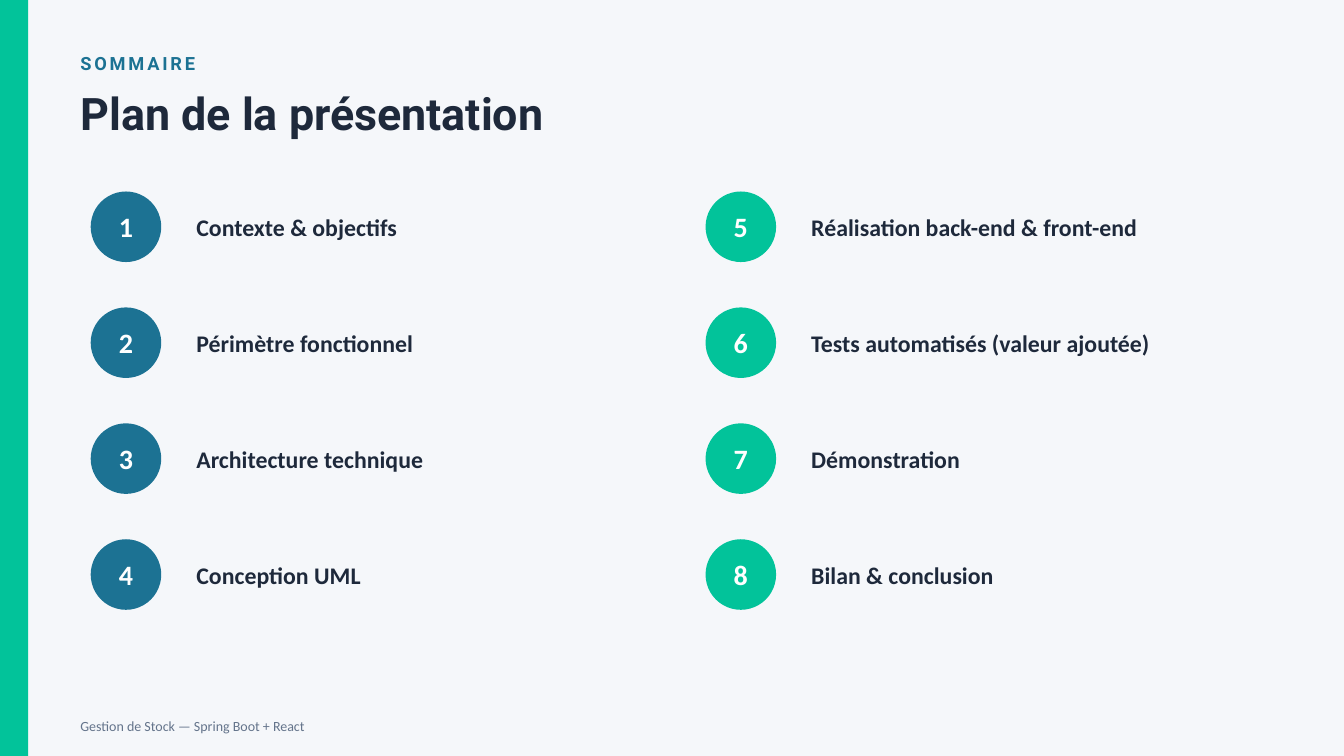
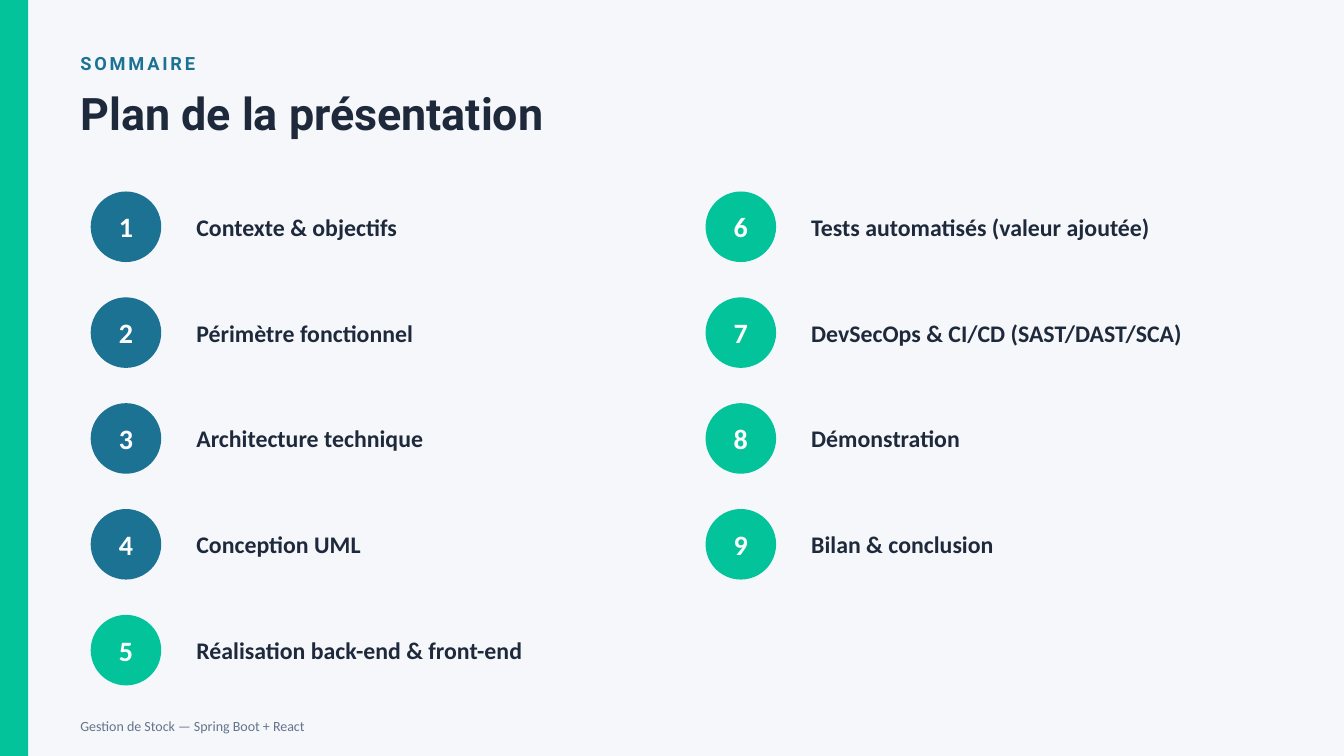
Before and after one commit to fz-mifrah/gestion-stock, a slide deck: slide 2 of docs/Presentation-Gestion-de-Stock.pptx. Drawn at 1344x756 pixels with LibreOffice and Linux fonts; fonts in the diff are those of the drawing. Boxes give left, top, right and bottom in pixels: in the first picture for what was removed or moved away, otherwise in the second. Text is boxed around its words. In the diff, an @@ line names an element or a change of style, - is before the commit and + after.

Commit message:
Prepare GitHub publication: portfolio README, harden .gitignore, update docs
- Rewrite README (features, stack, architecture, setup, tests, results)
- Ignore secrets (.env.*, keys/certs), generated zap.yaml, course handouts
- Stop tracking course handouts folder (kept locally)
- Update report and presentation documents

```diff
--- a/docs/Presentation-Gestion-de-Stock.pptx
+++ b/docs/Presentation-Gestion-de-Stock.pptx
@@ text "6": place and size @@
-text "6" at bbox=[734, 334, 748, 354]
+text "6" at bbox=[734, 218, 748, 238]
@@ text "Tests automatisés (valeur ajoutée)": place and size @@
-text "Tests automatisés (valeur ajoutée)" at bbox=[811, 334, 1150, 356]
+text "Tests automatisés (valeur ajoutée)" at bbox=[811, 218, 1150, 240]
@@ 2 texts, 1 ellipse: place and size @@
-2 texts, 1 ellipse at bbox=[91, 308, 413, 378]
+2 texts, 1 ellipse at bbox=[91, 297, 413, 368]
@@ text "7": place and size @@
-text "7" at bbox=[734, 450, 748, 469]
+text "7" at bbox=[734, 324, 748, 343]
@@ ellipse: place and size @@
-ellipse at bbox=[706, 423, 776, 494]
+ellipse at bbox=[706, 297, 776, 368]
@@ text added at bbox=[811, 324, 1182, 346], 17 pt, text #1E293B, bold @@
+DevSecOps & CI/CD (SAST/DAST/SCA)
@@ text "8": place and size @@
-text "8" at bbox=[734, 565, 748, 586]
+text "8" at bbox=[734, 429, 748, 450]
@@ ellipse: place and size @@
-ellipse at bbox=[706, 539, 776, 610]
+ellipse at bbox=[706, 403, 776, 474]
@@ 3 texts, 1 ellipse: place and size @@
-3 texts, 1 ellipse at bbox=[91, 423, 960, 494]
+3 texts, 1 ellipse at bbox=[91, 403, 960, 474]
@@ ellipse added at bbox=[706, 509, 776, 580], fill #02C39A @@
@@ 3 texts, 1 ellipse: place and size @@
-3 texts, 1 ellipse at bbox=[91, 539, 993, 610]
+3 texts, 1 ellipse at bbox=[91, 509, 993, 580]
@@ text added at bbox=[734, 536, 748, 555], 20 pt, text #FFFFFF, bold @@
+9
@@ text "5": place and size @@
-text "5" at bbox=[734, 218, 748, 237]
+text "5" at bbox=[119, 642, 133, 661]
@@ ellipse: place and size @@
-ellipse at bbox=[706, 308, 776, 378]
+ellipse at bbox=[91, 615, 161, 686]
@@ text "Réalisation back-end & front-end": place and size @@
-text "Réalisation back-end & front-end" at bbox=[811, 219, 1137, 236]
+text "Réalisation back-end & front-end" at bbox=[196, 642, 522, 659]
```
Also in this commit, not shown: 4 other slides changed, 3 slides added, 7 other files.
